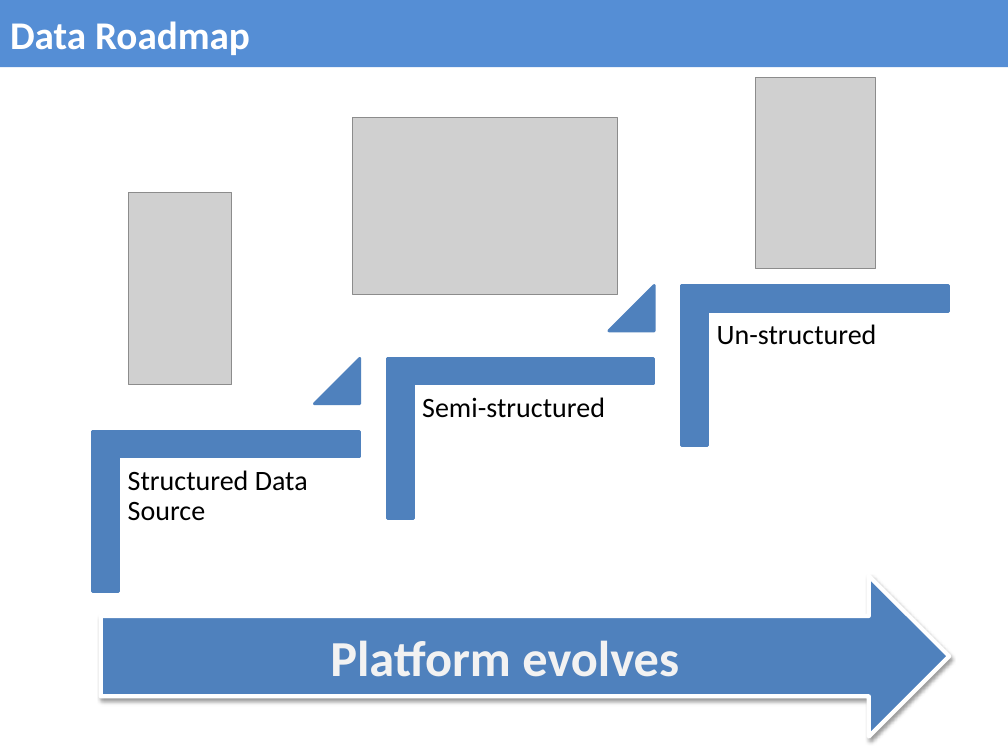
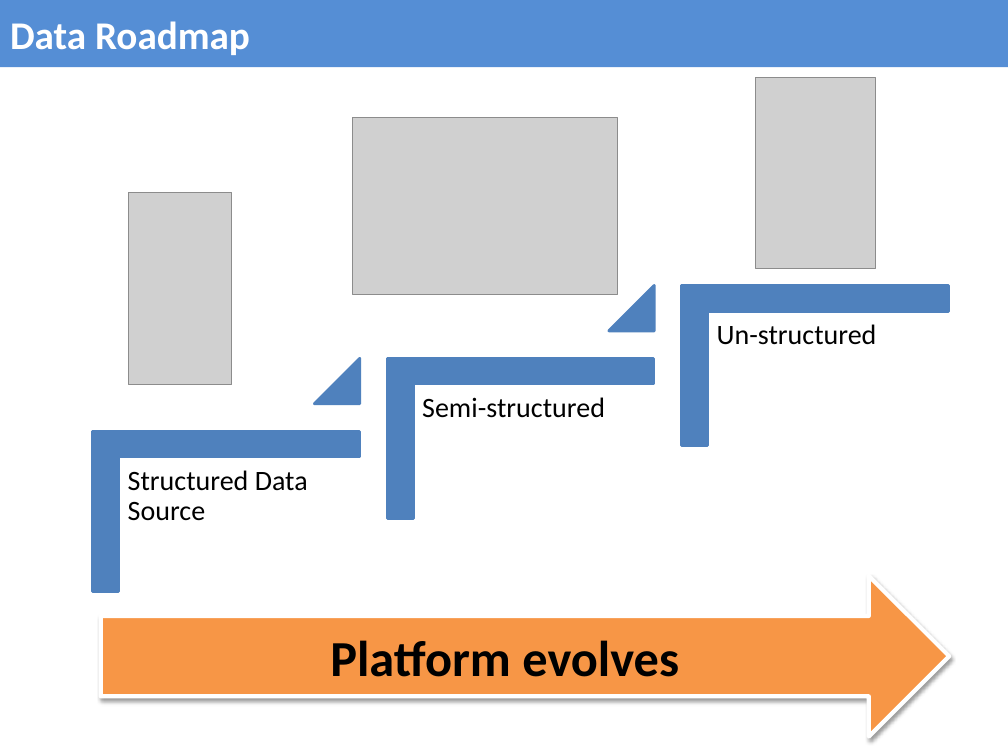
Before and after one commit to ARTanalytics/Requirements, a slide deck: slide 5 of ART Analytics v 0.3.pptx. Drawn at 1008x756 pixels with LibreOffice and Linux fonts; fonts in the diff are those of the drawing; grey boxes stand for pictures. Boxes give left, top, right and bottom in pixels: in the first picture for what was removed or moved away, otherwise in the second. Text is boxed around its words. In the diff, an @@ line names an element or a change of style, - is before the commit and + after.

```diff
--- a/ART Analytics v 0.3.pptx
+++ b/ART Analytics v 0.3.pptx
@@ right arrow "Platform evolves" at box(101, 576, 950, 736): text colour #F2F2F2 to #000000; fill #4F81BD to #F79646 @@
```
Also in this commit, not shown: 8 other slides changed, 5 slides added, 7 slides removed, 1 other file.
